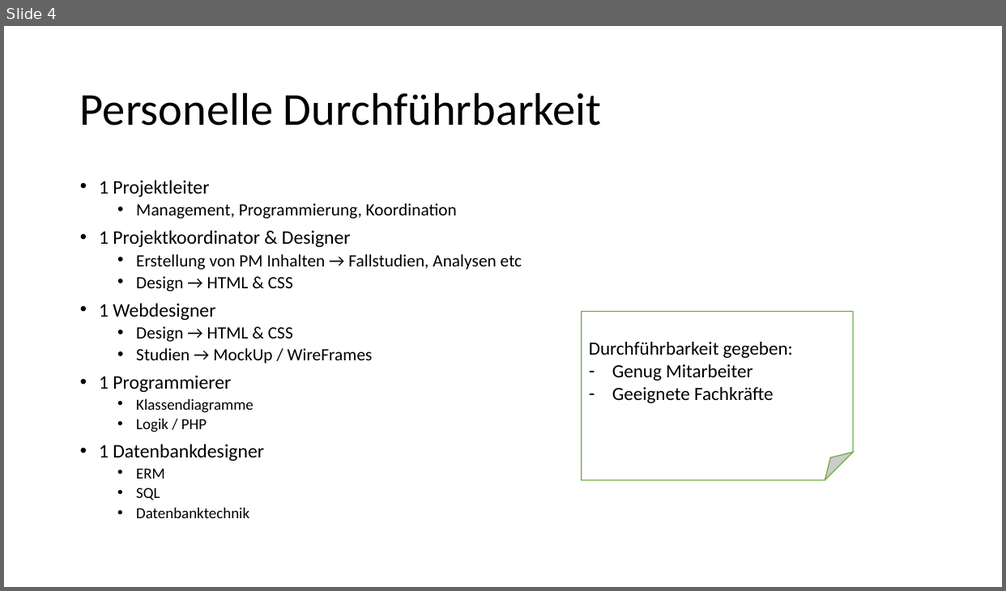
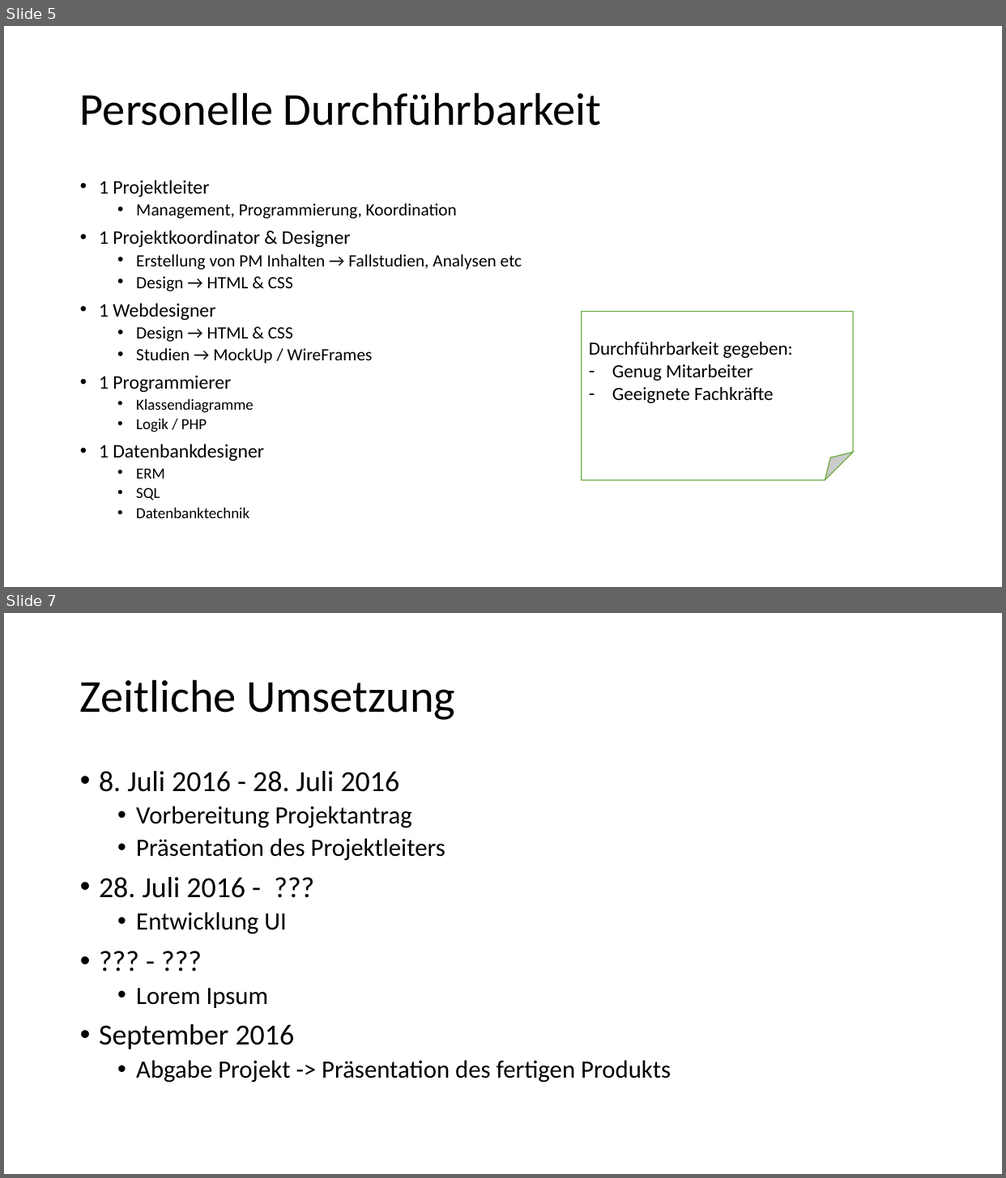
Before and after one commit to Masterarth/PM, a slide deck: documents/projectmanagement/Allgemeines/Machbarkeitsstudie.pptx. Shown one above the other, each under a label of ours: slide 4 before the commit, slides 5 and 7 after it; the slides between them are not shown. The pictures are 1006x591 and 1006x1178 pixels, drawn with LibreOffice and Linux fonts; fonts in the diff are those of the drawing. Boxes give left, top, right and bottom in pixels: in the first picture for what was removed or moved away, otherwise in the second. Text is boxed around its words. In the diff, an @@ line names an element or a change of style, - is before the commit and + after.

```diff
--- a/documents/projectmanagement/Allgemeines/Machbarkeitsstudie.pptx
+++ b/documents/projectmanagement/Allgemeines/Machbarkeitsstudie.pptx
@@ slide 7 added at [4, 613, 1002, 1174], background #FFFFFF @@
@@ title added at [80, 679, 456, 720], 44 pt, text #000000 @@
+Zeitliche Umsetzung
@@ text added at [99, 771, 671, 1083], 24 pt, text #000000 @@
+• 8. Juli 2016 - 28. Juli 2016
+  • Vorbereitung Projektantrag
+  • Präsentation des Projektleiters
+• 28. Juli 2016 - ???
+  • Entwicklung UI
+• ??? - ???
+  • Lorem Ipsum
+• September 2016
+  • Abgabe Projekt -> Präsentation des fertigen Produkts
@@ what was slide 4 is now slide 5 @@
```
Also in this commit, not shown: 2 slides changed, 5 other slides added.
